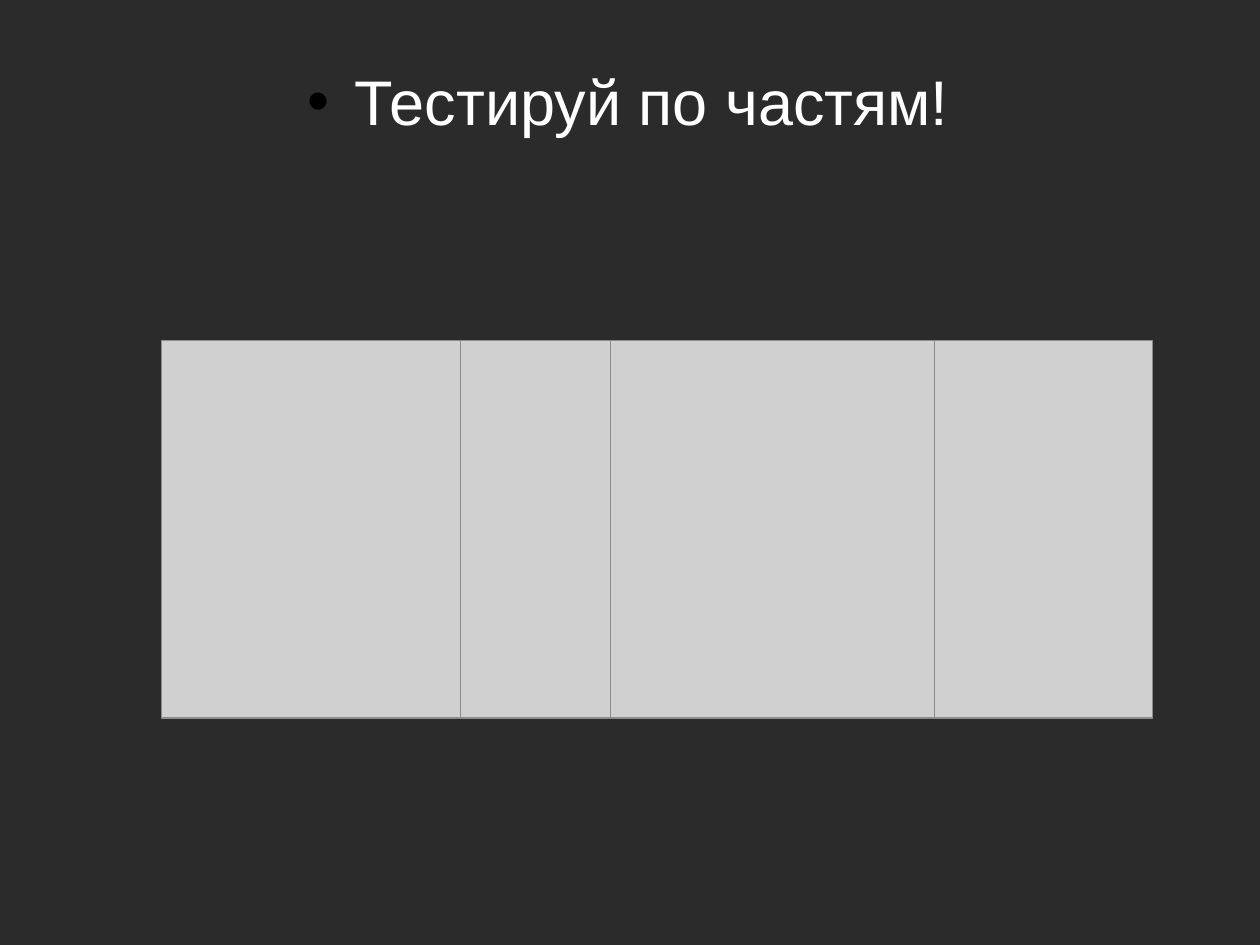
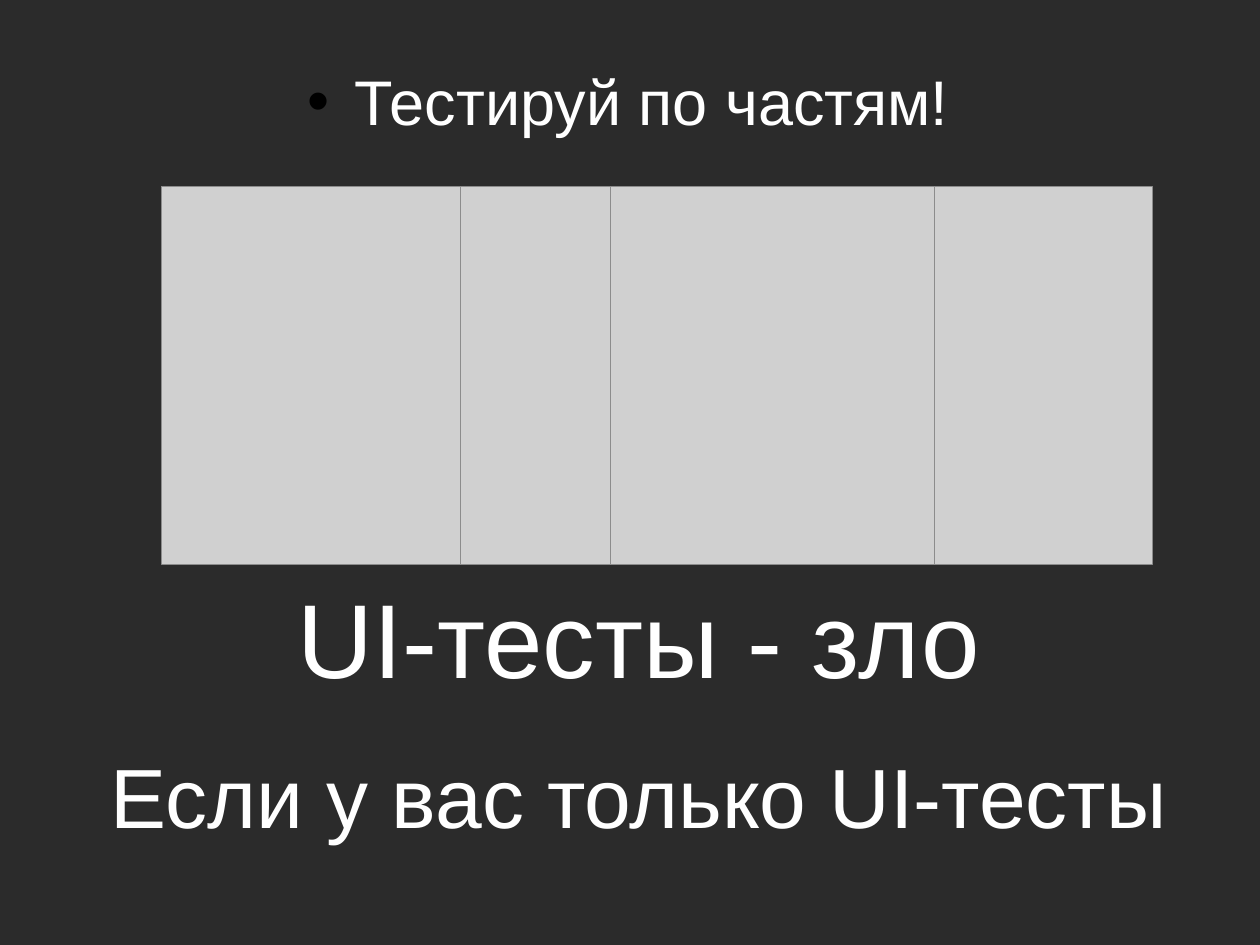
Before and after one commit to asolntsev/presentations, a slide deck: slide 19 of ui-tests/the_fast_and_the_continuous.seleniumcamp2014.odp. Drawn at 1260x945 pixels with LibreOffice and Linux fonts; fonts in the diff are those of the drawing; grey boxes stand for pictures; background and template pictures are left out; a plain dark background stands for a picture behind light text. Boxes give left, top, right and bottom in pixels: in the first picture for what was removed or moved away, otherwise in the second. Text is boxed around its words. In the diff, an @@ line names an element or a change of style, - is before the commit and + after.

Commit message:
more funny pictures

```diff
--- a/ui-tests/the_fast_and_the_continuous.seleniumcamp2014.odp
+++ b/ui-tests/the_fast_and_the_continuous.seleniumcamp2014.odp
@@ 4 pictures: place and size @@
-4 pictures at <box>161,340,1152,718</box>
+4 pictures at <box>161,186,1152,564</box>
@@ text added at <box>297,605,980,679</box>, 60 pt, text #FFFFFF @@
+UI-тесты - зло
@@ text added at <box>110,770,1167,844</box>, 48 pt, text #FFFFFF @@
+Если у вас только UI-тесты
```
Also in this commit, not shown: 3 other slides changed.
